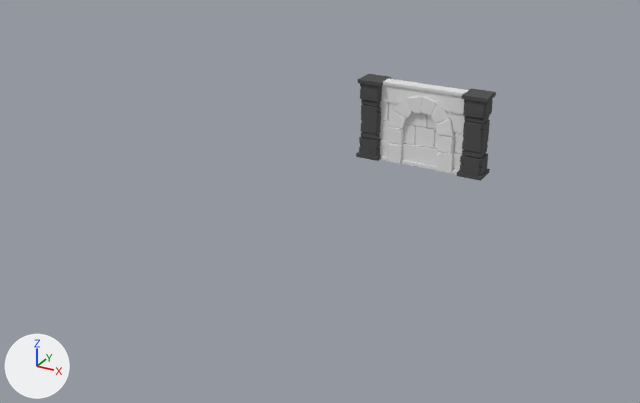
Two versions of the Blender file ModularDungeon.blend, one commit apart.
Rendered twice from a 50 mm lens placed at (19.5, -28.6, 11.9), pointed at (5.8, -3.7, -0.5). Arrows for +X, +Y and +Z are at lower left; the lights stay in place.
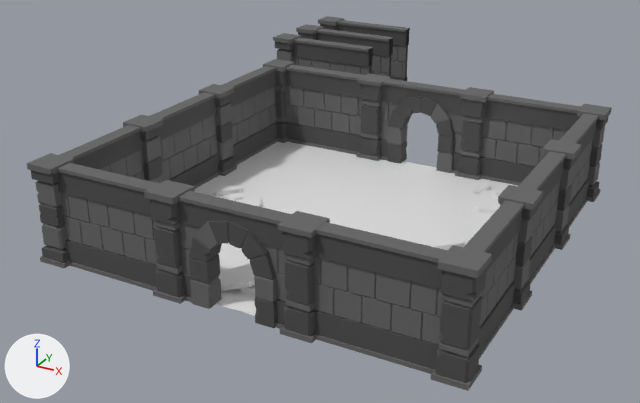
What differs and where, as boxes (x1, y1, x2, y2) in the pictures (640 x 403 px):
'Cube.014', added
    after: (313, 222, 492, 391)
'Cube.012', added
    after: (178, 191, 330, 344)
'Cube.013', added
    after: (56, 163, 195, 304)
'Cube.007', reshaped, moved
    before: (457, 88, 496, 181)
    after: (455, 87, 581, 186)
'Cube.008', added
    after: (263, 59, 365, 155)
'Cube.011', added
    after: (464, 185, 543, 360)
'Plane', reshaped, moved (94% wider, 36% shorter)
    before: (387, 96, 455, 173)
    after: (232, 142, 365, 191)
'Cube.016', added
    after: (123, 93, 220, 189)
'Cube.015', added
    after: (27, 125, 145, 268)
'Cube.017', added
    after: (199, 66, 277, 176)
'Plane.007', added
    after: (321, 159, 466, 214)
'wall.001', deleted
    before: (379, 78, 468, 174)
'Cube.010', added
    after: (518, 139, 582, 283)
'Plane.004', added
    after: (289, 191, 428, 240)
'Cube.009', added
    after: (559, 104, 612, 227)
'Cube.003', shown
    after: (273, 33, 373, 75)
'Plane.002', added
    after: (194, 172, 319, 213)
'Plane.003', added
    after: (428, 178, 518, 226)
'Plane.005', added
    after: (216, 248, 256, 315)
'Cube.004', shown
    after: (296, 24, 394, 77)
'Cube.005', shown
    after: (318, 16, 410, 81)
'Plane.001', added
    after: (402, 215, 482, 250)
'Plane.006', added
    after: (218, 243, 239, 262)
part 1 of me_cube_008, added
    after: (379, 78, 464, 173)
part 2 of me_cube_008, added
    after: (387, 96, 455, 173)
part 3 of me_cube_008, recoloured
    both: (356, 74, 391, 161)
part 4 of me_plane_005, deleted
    before: (387, 96, 455, 173)
part 5 of me_plane_005, added
    after: (218, 142, 466, 262)
part 6 of me_cube_007, recoloured
    after: (57, 16, 581, 391)

The change, as a list of edits to the scene's bpy script:
```text
Change me_cube_008:
    remove me_cube_008.from_pydata(...)  # 187 vertices, 165 faces; spans x -0.45..0.46, y -0.46..0.45, z -1.5..1.5
    add me_cube_008.from_pydata(...)  # 626 vertices, 511 faces; spans x -0.45..4.02, y -0.46..0.45, z -1.52..1.5
    me_cube_008 part 1: a new loose piece of 220 vertices spanning x 0.02..4.02, y -0.24..0.24, z -1.51..1.49
    me_cube_008 part 2: a new loose piece of 219 vertices spanning x 0.72..3.28, y -0.29..0.29, z -1.52..1.16
    me_cube_008 part 3: 53 faces spanning x -0.45..0.46, y -0.46..0.45, z -1.5..1.5 switch from mat_stone (dark grey #4b4b4b) to mat_stone_light (dark grey #646464)
Change me_plane_005:
    verts and faces of me_plane_005; kept vertices keep their numbers, new ones are numbered from 219
    remove me_plane_005.from_pydata(...)  # 219 vertices, 205 faces; spans x -1.28..1.29, y -0.29..0.29, z -0.51..2.16
    add me_plane_005.from_pydata(...)  # 4 vertices, 1 face; spans x -2.0..2.0, y -2.0..2.0, z 0.0
    me_plane_005 part 4: the whole mesh is rebuilt
    me_plane_005 part 5
    add verts[219] = (-2.0, -2.0, 0.0)
    add verts[220] = (2.0, -2.0, 0.0)  # pixel (319, 191)
    add verts[221] = (-2.0, 2.0, 0.0)
    add verts[222] = (2.0, 2.0, 0.0)
    add faces += [(219, 220, 222, 221)]
Change me_cube_007:
    where me_cube_007.from_pydata(...)  # 443 vertices, 369 faces; spans x -0.45..3.9, y -0.46..0.45, z -1.51..1.54
    me_cube_007 part 6: 249 of the faces centred in x -0.45..3.89, y -0.45..0.45, z -1.5..1.54 switch from mat_stone (dark grey #4b4b4b) to mat_stone_light (dark grey #646464)
Remove ob_wall_001:
    ob_wall_001 = bpy.data.objects.new('wall.001', me_plane_004)
Change ob_cube_007:
    ob_cube_007: bpy.data.objects.new('Cube.007', me_cube_009) -> bpy.data.objects.new('Cube.007', me_cube_007)
    ob_cube_007.location: (10.07, 0.0, 1.51) -> (10.0, 0.0, 1.51)
Change ob_plane:
    ob_plane.location: (8.06, 0.0, 0.51) -> (4.0, -2.0, 0.0)
Change ob_cube_003:
    remove ob_cube_003.hide_set(True)  # its collection is switched off
Change ob_cube_004:
    remove ob_cube_004.hide_set(True)  # its collection is switched off
Change ob_cube_005:
    remove ob_cube_005.hide_set(True)  # its collection is switched off
Add ob_cube_017:
    ob_cube_017 = bpy.data.objects.new('Cube.017', me_cube_005)
    ob_cube_017.location = (1.9, -4.0, 1.51)
    ob_cube_017.rotation_euler = (0.0, 0.0, -4.712)  # degrees (0, 0, -270)
Add ob_cube_016:
    ob_cube_016 = bpy.data.objects.new('Cube.016', me_cube_005)
    ob_cube_016.location = (1.9, -8.0, 1.51)
    ob_cube_016.rotation_euler = (0.0, 0.0, -4.712)  # degrees (0, 0, -270)
Add ob_cube_015:
    ob_cube_015 = bpy.data.objects.new('Cube.015', me_cube_005)
    ob_cube_015.location = (1.9, -12.0, 1.51)
    ob_cube_015.rotation_euler = (0.0, 0.0, -4.712)  # degrees (0, 0, -270)
Add ob_cube_014:
    ob_cube_014 = bpy.data.objects.new('Cube.014', me_cube_007)
    ob_cube_014.location = (14.0, -12.0, 1.51)
    ob_cube_014.rotation_euler = (0.0, 0.0, -1574.0)  # degrees (0, 0, 176)
Add ob_cube_013:
    ob_cube_013 = bpy.data.objects.new('Cube.013', me_cube_007)
    ob_cube_013.location = (6.0, -12.0, 1.51)
    ob_cube_013.rotation_euler = (0.0, 0.0, -1574.0)  # degrees (0, 0, 176)
Add ob_cube_011:
    ob_cube_011 = bpy.data.objects.new('Cube.011', me_cube_005)
    ob_cube_011.location = (14.0, -8.0, 1.51)
    ob_cube_011.rotation_euler = (0.0, 0.0, -1.571)  # degrees (0, 0, -90)
Add ob_cube_010:
    ob_cube_010 = bpy.data.objects.new('Cube.010', me_cube_005)
    ob_cube_010.location = (14.0, -4.0, 1.51)
    ob_cube_010.rotation_euler = (0.0, 0.0, -1.571)  # degrees (0, 0, -90)
Add ob_cube_009:
    ob_cube_009 = bpy.data.objects.new('Cube.009', me_cube_005)
    ob_cube_009.location = (14.0, 0.0, 1.51)
    ob_cube_009.rotation_euler = (0.0, 0.0, -1.571)  # degrees (0, 0, -90)
Add ob_cube_008:
    ob_cube_008 = bpy.data.objects.new('Cube.008', me_cube_007)
    ob_cube_008.location = (2.0, 0.0, 1.51)
Add ob_plane_007:
    ob_plane_007 = bpy.data.objects.new('Plane.007', me_plane_005)
    ob_plane_007.location = (8.0, -2.0, 0.0)
Add ob_plane_006:
    ob_plane_006 = bpy.data.objects.new('Plane.006', me_plane_005)
    ob_plane_006.location = (4.0, -10.0, 0.0)
Add ob_plane_005:
    ob_plane_005 = bpy.data.objects.new('Plane.005', me_plane_006)  # 84 vertices, 51 faces; spans x -2.0..2.0, y -2.0..2.0, z -0.01..0.45
    ob_plane_005.location = (8.0, -10.0, 0.0)
    ob_plane_005.rotation_euler = (0.0, 0.0, -1.571)  # degrees (0, 0, -90)
Add ob_plane_004:
    ob_plane_004 = bpy.data.objects.new('Plane.004', me_plane_005)
    ob_plane_004.location = (8.0, -6.0, 0.0)
Add ob_plane_003:
    ob_plane_003 = bpy.data.objects.new('Plane.003', me_plane_006)  # 84 vertices, 51 faces; spans x -2.0..2.0, y -2.0..2.0, z -0.01..0.45
    ob_plane_003.location = (12.0, -2.0, 0.0)
Add ob_plane_002:
    ob_plane_002 = bpy.data.objects.new('Plane.002', me_plane_003)  # 68 vertices, 41 faces; spans x -2.0..2.0, y -2.0..2.0, z -0.01..0.19
    ob_plane_002.location = (4.0, -6.0, 0.0)
Add ob_plane_001:
    ob_plane_001 = bpy.data.objects.new('Plane.001', me_plane_002)  # 68 vertices, 41 faces; spans x -2.0..2.0, y -2.0..2.0, z -0.06..0.27
    ob_plane_001.location = (12.0, -6.0, 0.0)
Add ob_cube_012:
    ob_cube_012 = bpy.data.objects.new('Cube.012', me_cube_015)  # 626 vertices, 511 faces; spans x -0.45..4.02, y -0.46..0.45, z -1.52..1.5; in mat_stone (dark grey #4b4b4b), mat_stone_light (dark grey #646464)
    ob_cube_012.location = (9.97, -12.0, 1.51)
    ob_cube_012.rotation_euler = (0.0, 0.0, -3.142)  # degrees (0, 0, -180)
```
